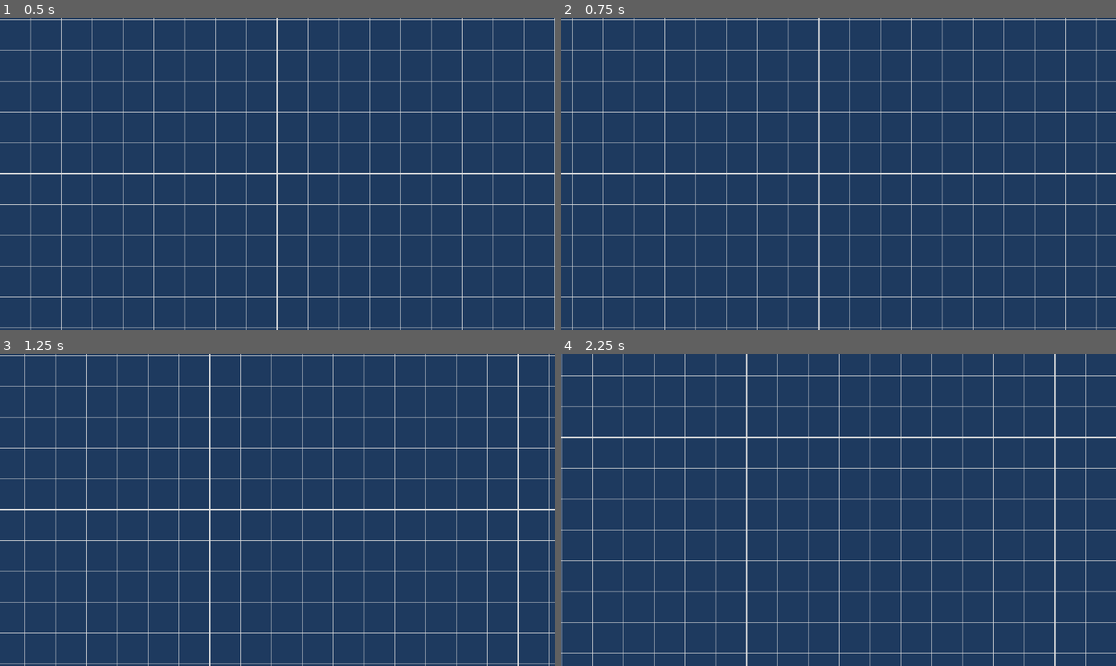
Above: before the commit, frames 1-4 (two rows, left to right).
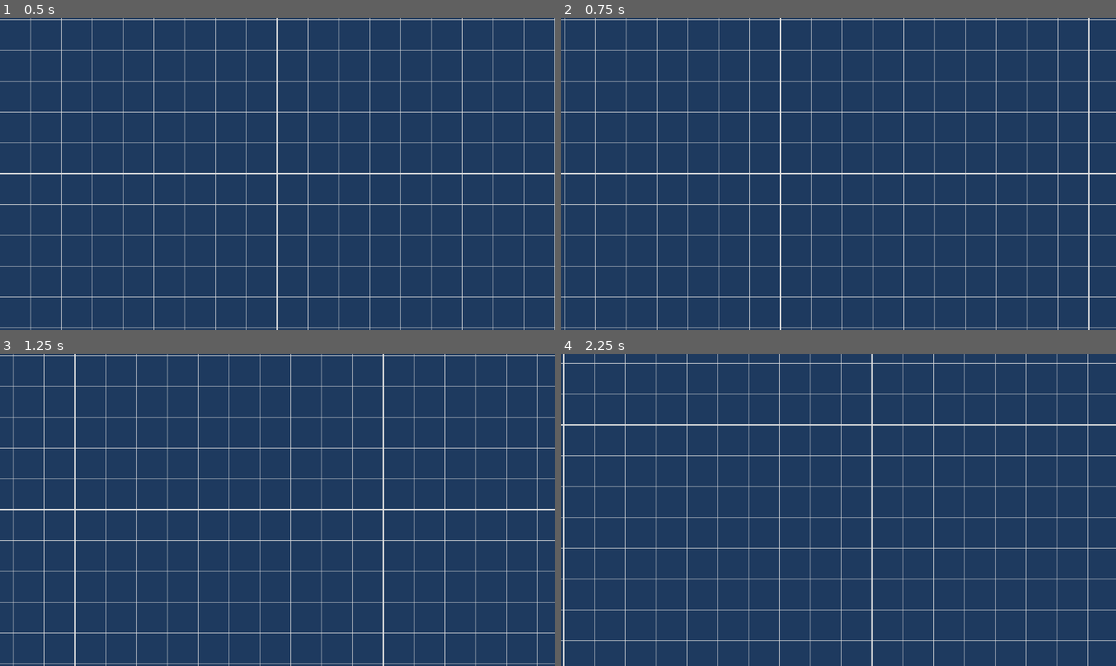
Above: after the commit, the same moments.

Repository: liuyun847/demo
Game: Godot game, scene res://main.tscn
Same seed, same stepped clock (60 frames per second), same inputs: the game is played once before the commit and once after it.
Inputs (mouse positions are in pixels of both pictures, inside the frame that each line leads up to):
- Up to frame 1 (0.5 s): no input
- Up to frame 2 (0.75 s): tap Enter at 0.5 s; move the mouse to (960, 158) at 0.52 s; hold Right (ui_right) from 0.53 s (still down); hold Shift from 0.53 s (still down); click (960, 158) at 0.67 s
- Up to frame 3 (1.25 s): keep holding Right (ui_right); keep holding Shift
- Up to frame 4 (2.25 s): move the mouse to (727, 525) at 1.27 s; release Right (ui_right) at 1.28 s; release Shift at 1.28 s; hold Down (ui_down) 1.28-2.03 s; tap Shift at 1.35 s; move the mouse to (894, 441) at 2.02 s; hold Right (ui_right) from 2.03 s (still down); hold Shift from 2.03 s (still down)

Frame 1 is identical in both runs. In frame 2, 5.8% of the frame differs, in the area x 0-97%, y 0-100%; in frame 3, 5.7%; in frame 4, 12%, in the area x 0-100%, y 0-100%.

Commit message:
feat(相机控制): 添加Shift键加速移动功能
在CameraController.gd中新增shift_speed_multiplier参数，当按下Shift键时移动速度提升。同时更新AGENTS.md文档说明新增的加速功能

Diff:
--- a/CameraController.gd
+++ b/CameraController.gd
@@ -2,6 +2,7 @@
 
 @export var move_speed: float = 200.0 # 移动速度（像素/秒）
 @export var zoom_speed: float = 0.1 # 缩放灵敏度
+@export var shift_speed_multiplier: float = 3.0 # Shift键速度倍率
 
 func _ready() -> void:
 	set_process_input(true)
@@ -42,4 +43,8 @@
 
 	if input_dir.length() > 0:
 		input_dir = input_dir.normalized()
-		position += input_dir * move_speed * delta / zoom.x
+		# 计算当前速度（考虑Shift键加速）
+		var current_speed = move_speed
+		if Input.is_key_pressed(KEY_SHIFT):
+			current_speed *= shift_speed_multiplier
+		position += input_dir * current_speed * delta / zoom.x
Not shown, changed: AGENTS.md
